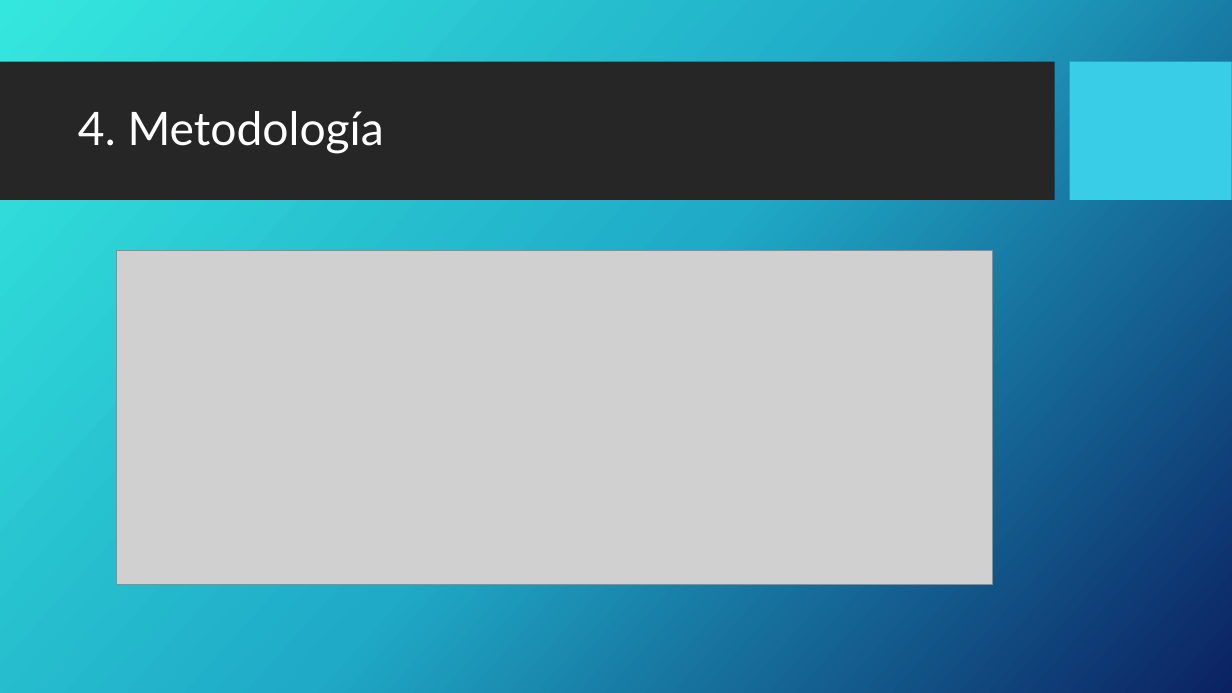
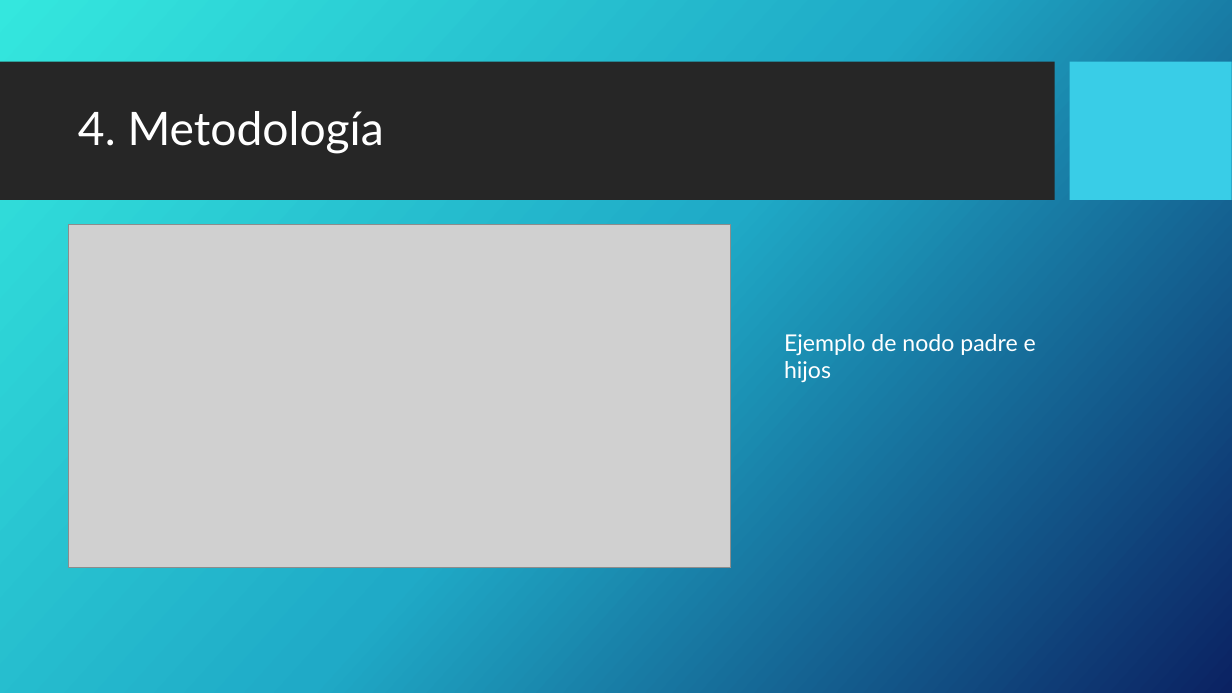
Before and after one commit to luciadcf/Trabajo-IA-Tetris, a slide deck: slide 13 of El Buscaminas.pptx. Drawn at 1232x693 pixels with LibreOffice and Linux fonts; fonts in the diff are those of the drawing; grey boxes stand for pictures; background and template pictures are left out. Boxes give left, top, right and bottom in pixels: in the first picture for what was removed or moved away, otherwise in the second. Text is boxed around its words. In the diff, an @@ line names an element or a change of style, - is before the commit and + after.

Commit message:
modificacion powerpoint

```diff
--- a/El Buscaminas.pptx
+++ b/El Buscaminas.pptx
@@ picture: place and size @@
-picture at bbox=[116, 251, 993, 586]
+picture at bbox=[68, 225, 731, 567]
@@ text added at bbox=[784, 334, 1036, 382], 18 pt, text #FFFFFF @@
+Ejemplo de nodo padre e hijos
```
